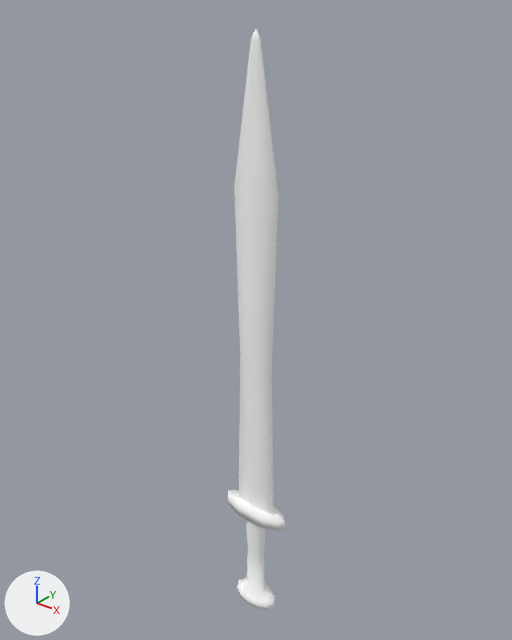
The Blender file Assets/Art/Items/Iron Sword/Short Sword.blend: old version first, new version second.
Camera for both pictures: a 50 mm camera at (5.84, -7.23, 8.78) aimed at (-0.16, 0.27, 4.13). The axes (+X, +Y, +Z) are drawn at lower left. The lights are the same throughout.

The first picture shows 'Short Sword'.
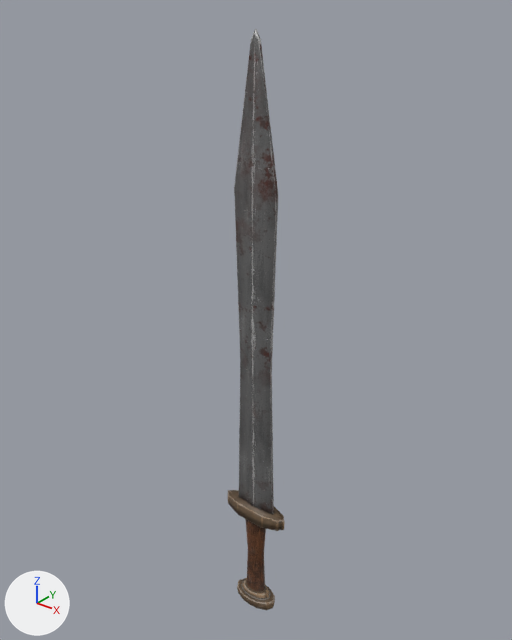
The change, as a diff of the scene's bpy script:
```diff
--- a/Assets/Art/Items/Iron Sword/Short Sword.blend.py
+++ b/Assets/Art/Items/Iron Sword/Short Sword.blend.py
@@ img_short_sword_met_png @@
+img_short_sword_met_png = load_image('Short Sword_MET.png', 'Textures/Short Sword_MET.png', 1024, 1024, 'sRGB')
@@ img_short_sword_png @@
+img_short_sword_png = load_image('Short Sword.png', 'Textures/Short Sword.png', 1024, 1024, 'sRGB')
@@ mat_short_sword @@
 mat_short_sword = bpy.data.materials.new('Short Sword')
-# nodes: BsdfDiffuse, OutputMaterial
-# colours: white #ffffff
+# nodes: BsdfPrincipled, OutputMaterial, TexImage x2
+# uses the picture img_short_sword_met_png
+# uses the picture img_short_sword_png
```

What differs and where, as boxes (x1, y1, x2, y2) in the pictures (512 x 640 px):
'Short Sword', surface changed
    both: (228, 29, 284, 610)
